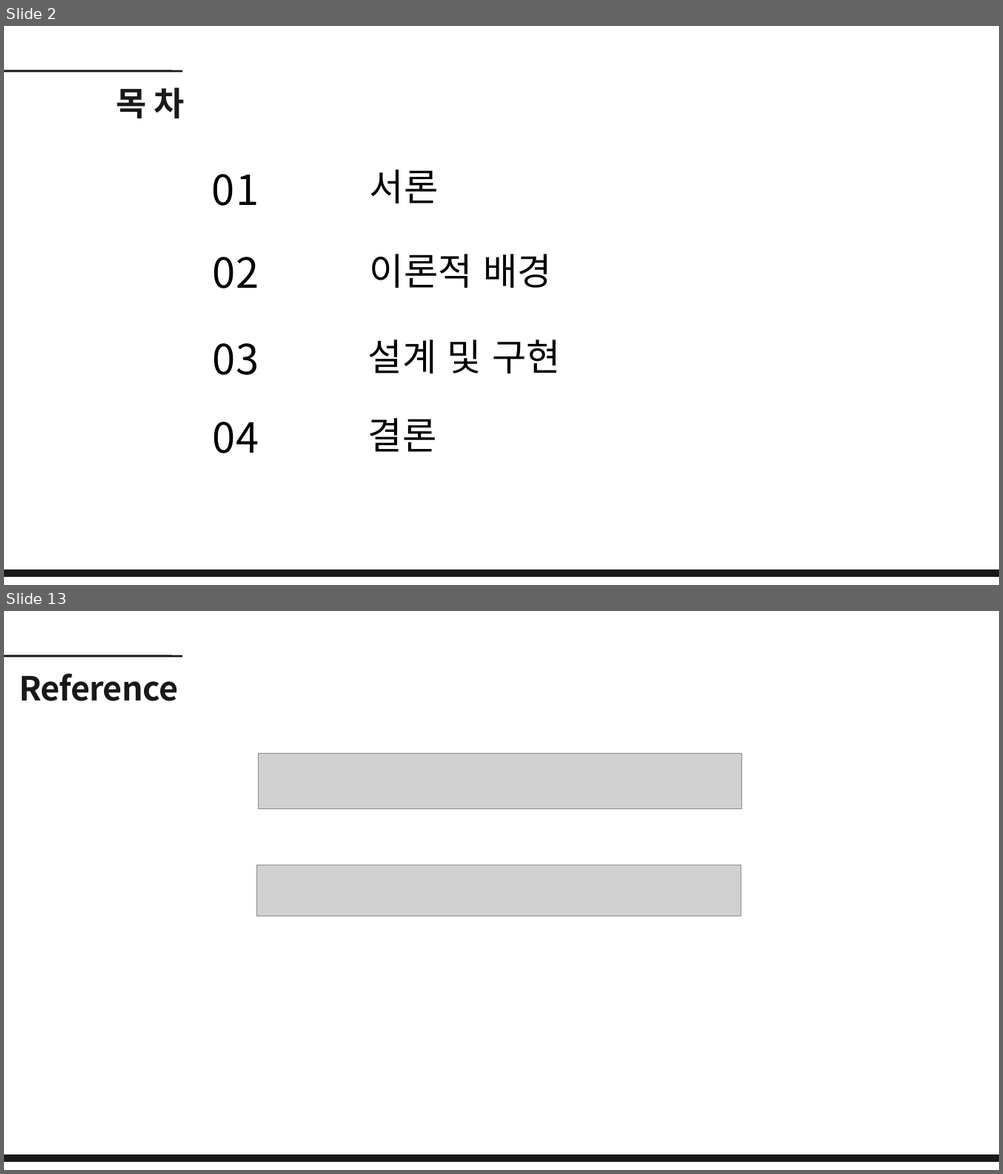
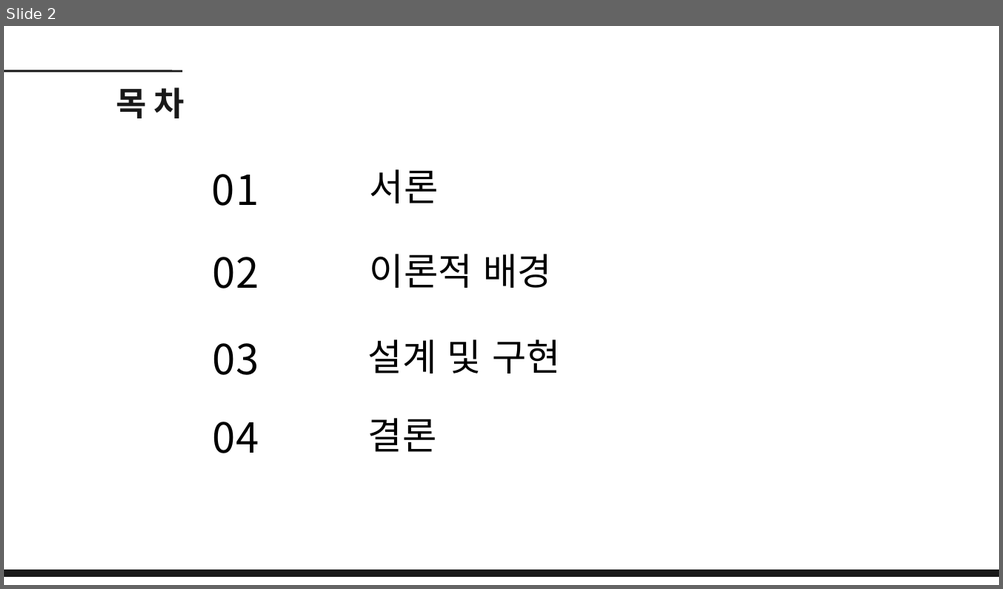
Before and after one commit to dbehdrbs0806/4rd_1sem, a slide deck: GraduationGuidance/20204077_유동균_논문발표ppt.pptx. Shown one above the other, each under a label of ours: slides 2 and 13 before the commit, slide 2 after it; the slides between them are not shown. The pictures are 1003x1174 and 1003x589 pixels, drawn with LibreOffice and Linux fonts; fonts in the diff are those of the drawing; grey boxes stand for pictures. Boxes give left, top, right and bottom in pixels: in the first picture for what was removed or moved away, otherwise in the second. Text is boxed around its words. In the diff, an @@ line names an element or a change of style, - is before the commit and + after.

```diff
--- a/GraduationGuidance/20204077_유동균_논문발표ppt.pptx
+++ b/GraduationGuidance/20204077_유동균_논문발표ppt.pptx
@@ slide 13 removed at <box>4,611,999,1170</box>, background #FFFFFF @@
@@ line removed from (4, 656) to (182, 656) @@
@@ text removed at <box>19,673,178,701</box> @@
-Reference
@@ rectangle removed at <box>93,729,934,833</box> @@
@@ picture removed at <box>258,753,742,809</box> @@
@@ picture removed at <box>256,865,740,916</box> @@
@@ freeform shape removed at <box>4,1156,999,1162</box> @@
```
Also in this commit, not shown: 6 slides changed, 11 slides added, 6 other slides removed, 3 other files.
